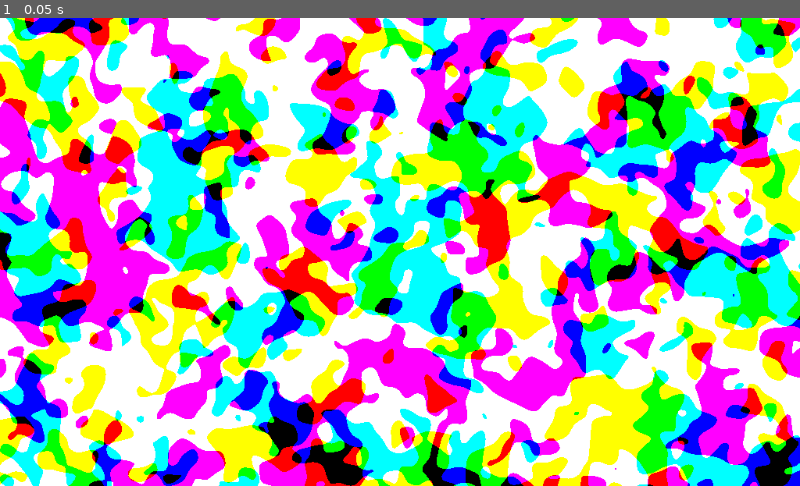
Above: before the commit, frame 1.
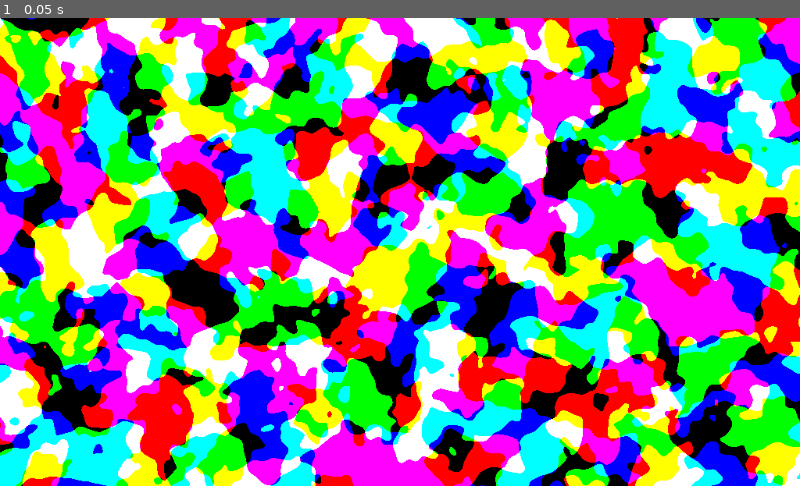
Above: after the commit, the same moment.

Repository: MichaelReel/2DMapGen
Game: Godot game, scene res://CompoundSimplex.tscn
Two runs of this game, one before a commit and one after it. Both use one fixed random seed, a clock stepped at 60 frames per second and the inputs below. This scene is started directly instead of the project's main scene.
Inputs:
- Up to frame 1 (0.05 s): no input

The runs differ from the first frame. In frame 1, 89% of the frame differs, in the area x 0-100%, y 0-100%.

Commit message:
Experimenting with extent detection

Diff:
--- a/CompoundSimplex.gd
+++ b/CompoundSimplex.gd
@@ -8,23 +8,31 @@
 	var width : int = rect_size.x
 	var height : int = rect_size.y
 	var step := 1.0  # Lower == more discrete layers
-	var bias := 0.6  # Average "brightness" of colours
+	var bias := 0.5  # Average "brightness" of colours
+
+	var octaves = 3
+	var period = 64.0
+	var persistence = 0.5
+	var lacunarity = 2.0
 
 	# Configure noise
 	noiseR.seed = 1
-	noiseR.octaves = 3
-	noiseR.period = 100.0
-	noiseR.persistence = 0.9
+	noiseR.set_octaves(octaves)
+	noiseR.set_period(period)
+	noiseR.set_persistence(persistence)
+	noiseR.set_lacunarity(lacunarity)
 
 	noiseG.seed = 2
-	noiseG.octaves = 3
-	noiseG.period = 100.0
-	noiseG.persistence = 0.9
+	noiseG.set_octaves(octaves)
+	noiseG.set_period(period)
+	noiseG.set_persistence(persistence)
+	noiseG.set_lacunarity(lacunarity)
 
 	noiseB.seed = 3
-	noiseB.octaves = 3
-	noiseB.period = 100.0
-	noiseB.persistence = 0.9
+	noiseB.set_octaves(octaves)
+	noiseB.set_period(period)
+	noiseB.set_persistence(persistence)
+	noiseB.set_lacunarity(lacunarity)
 
 	var noiseImage : Image = Image.new()
 	noiseImage.create(width, height, false, Image.FORMAT_RGBA8)
@@ -41,8 +49,6 @@
 
 	imageTexture.create_from_image(noiseImage)
 	self.texture = imageTexture
-
-	imageTexture.resource_name = "The created texture!"
-	print(self.texture.resource_name)
+	imageTexture.resource_name = "Compound Simplex"
 
 	pass
--- /dev/null
+++ b/PointFinder.gd
@@ -0,0 +1,112 @@
+extends TextureRect
+
+const NEIGHBOURS : Array = [
+	Vector2(-1, -1),
+	Vector2(-1,  0),
+	Vector2(-1,  1),
+	Vector2( 0, -1),
+	Vector2( 0,  1),
+	Vector2( 1, -1),
+	Vector2( 1,  0),
+	Vector2( 1,  1),
+]
+const LEVEL_TOLERANCE : int = 4
+
+var bounds : Rect2
+
+
+func _ready():
+	var imageTexture := ImageTexture.new()
+	var noise : OpenSimplexNoise = OpenSimplexNoise.new()
+	var width : int = rect_size.x
+	var height : int = rect_size.y
+
+	# Configure noise
+	var octaves = 2
+	var period = 64.0 * octaves
+	var persistence = 0.7
+	var lacunarity = 4.0
+
+	# Configure noise
+	noise.seed = 1
+	noise.set_octaves(octaves)
+	noise.set_period(period)
+	noise.set_persistence(persistence)
+	noise.set_lacunarity(lacunarity)
+
+	var noiseImage : Image = noise.get_image(width, height)
+	bounds = noiseImage.get_used_rect()
+
+#	var noiseImage : Image = Image.new()
+#	noiseImage.create(width, height, false, Image.FORMAT_RGBA8)
+#	noiseImage.lock()
+#	for y in range(0, height):
+#		for x in range(0, width):
+#			var col = lerp(Color(0.4, 0.4, 0.4, 1.0), Color(1.1, 1.1, 1.1, 1.0), noise.get_noise_2d(x, y))
+#			noiseImage.set_pixel(x, y, col)
+#	noiseImage.unlock()
+
+	imageTexture.create_from_image(noiseImage)
+	self.texture = imageTexture
+
+	var pointImage : Image = Image.new()
+	pointImage.create(width, height, false, Image.FORMAT_RGBA8)
+
+	var peakPoints : Array = []
+	var dipPoints : Array = []
+
+	noiseImage.lock()
+	pointImage.lock()
+	for y in range(0, height):
+		for x in range(0, width):
+			var point = Vector2(x, y)
+#			var col := Color(0.0, 0.0, 0.0, 0.0)
+			var col := noiseImage.get_pixelv(point)
+			if is_peak_point(point, noiseImage):
+				col.g = 0.0
+				peakPoints.append(point)
+			if is_dip_point(point, noiseImage):
+				col.g = 1.0
+				dipPoints.append(point)
+			pointImage.set_pixelv(point, col)
+	pointImage.unlock()
+	noiseImage.unlock()
+
+	imageTexture.create_from_image(pointImage)
+	self.texture = imageTexture
+
+func is_peak_point(point : Vector2, image : Image) -> bool:
+	var r = image.get_pixelv(point).r
+	if r <= 0.5:
+		return false
+	var level_neighbours = 0
+	for dxy in NEIGHBOURS:
+		var n : Vector2 = point + dxy
+		if not bounds.has_point(n):
+			return false
+		var nr := image.get_pixelv(n).r
+		if nr > r:
+			return false
+		elif nr == r:
+			level_neighbours += 1
+	if level_neighbours >= LEVEL_TOLERANCE:
+		return false
+	return true
+
+func is_dip_point(point : Vector2, image : Image) -> bool:
+	var r = image.get_pixelv(point).r
+	if r > 0.5:
+		return false
+	var level_neighbours = 0
+	for dxy in NEIGHBOURS:
+		var n : Vector2 = point + dxy
+		if not bounds.has_point(n):
+			return false
+		var nr := image.get_pixelv(n).r
+		if nr < r:
+			return false
+		elif nr == r:
+			level_neighbours += 1
+	if level_neighbours >= LEVEL_TOLERANCE:
+		return false
+	return true
--- /dev/null
+++ b/PointFinder.tscn
@@ -0,0 +1,11 @@
+[gd_scene load_steps=2 format=2]
+
+[ext_resource path="res://PointFinder.gd" type="Script" id=1]
+
+[node name="PointFinder" type="TextureRect"]
+margin_right = 1024.0
+margin_bottom = 600.0
+script = ExtResource( 1 )
+__meta__ = {
+"_edit_use_anchors_": false
+}
